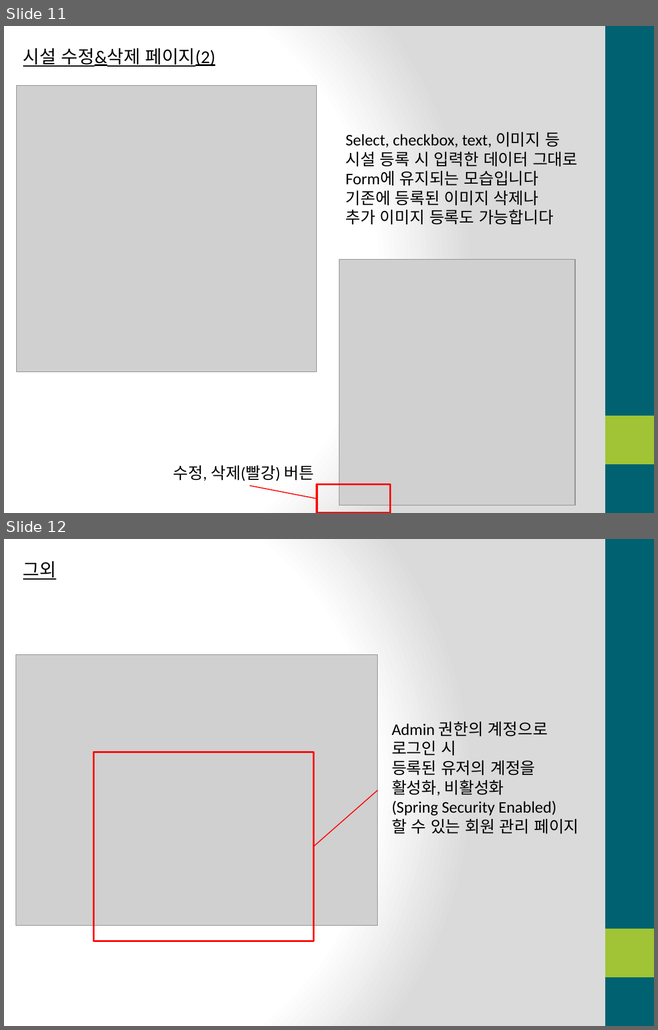
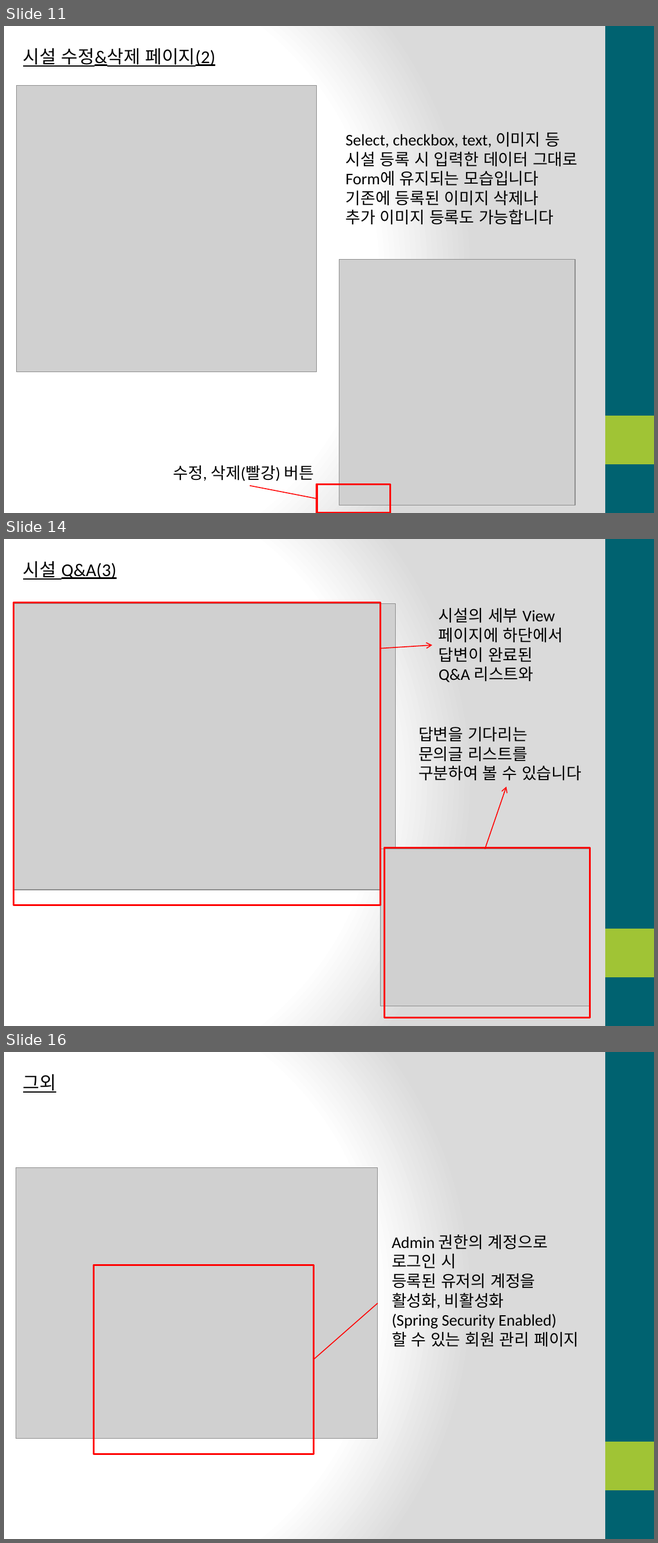
Before and after one commit to atakage/RoujinHome, a slide deck: RoujinHomePPT/RoujinHomePPT.pptx. Shown one above the other, each under a label of ours: slides 11 and 12 before the commit, slides 11, 14 and 16 after it; the slides between them are not shown. The pictures are 658x1030 and 658x1543 pixels, drawn with LibreOffice and Linux fonts; fonts in the diff are those of the drawing; grey boxes stand for pictures. Boxes give left, top, right and bottom in pixels: in the first picture for what was removed or moved away, otherwise in the second. Text is boxed around its words. In the diff, an @@ line names an element or a change of style, - is before the commit and + after.

```diff
--- a/RoujinHomePPT/RoujinHomePPT.pptx
+++ b/RoujinHomePPT/RoujinHomePPT.pptx
@@ slide 14 added at bbox=[4, 539, 654, 1026], background gradient #FFFFFF to #DADADA; not listed: 2 template elements that a slide beside it also shows @@
@@ text added at bbox=[23, 561, 117, 580], 20 pt, text #000000, underline @@
+시설 Q&A(3)
@@ picture added at bbox=[13, 603, 395, 890] @@
@@ frame added at bbox=[13, 603, 379, 906], fill #A0C435, outline #FF0000 2 pt @@
@@ text added at bbox=[438, 608, 563, 682], 18 pt, text #000000 @@
+시설의 세부 View
+페이지에 하단에서
+답변이 완료된
+Q&A 리스트와
@@ arrow added from (380, 648) to (432, 645), #FF0000 1 pt @@
@@ text added at bbox=[418, 727, 581, 781], 18 pt, text #000000 @@
+답변을 기다리는
+문의글 리스트를
+구분하여 볼 수 있습니다
@@ arrow added from (485, 849) to (506, 787), #FF0000 1 pt @@
@@ picture added at bbox=[380, 849, 589, 1006] @@
@@ frame added at bbox=[384, 848, 589, 1019], fill #A0C435, outline #FF0000 2 pt @@
@@ what was slide 12 is now slide 16 @@
```
Also in this commit, not shown: 3 slides changed, 5 other slides added, 22 other files.
